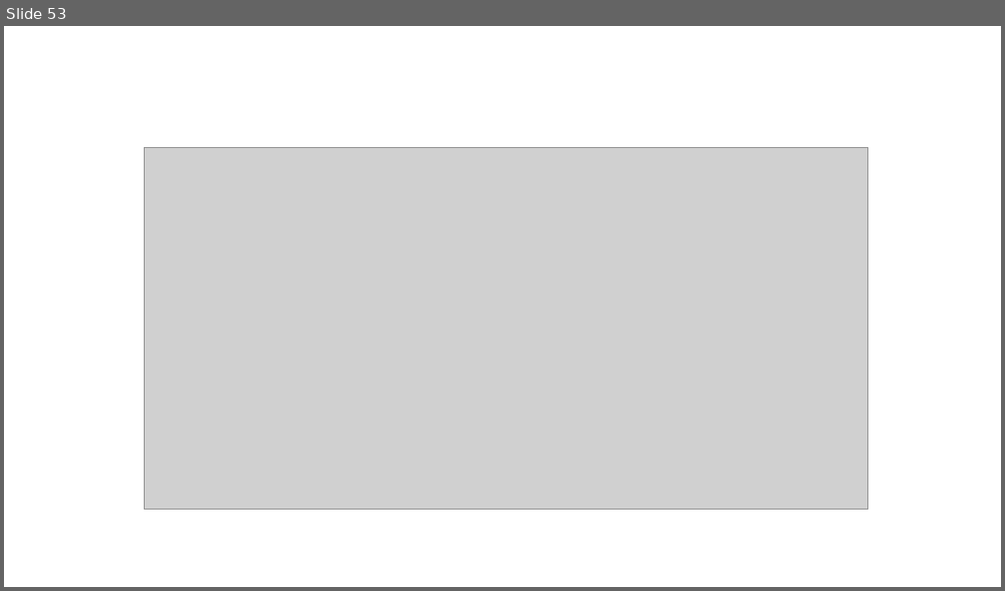
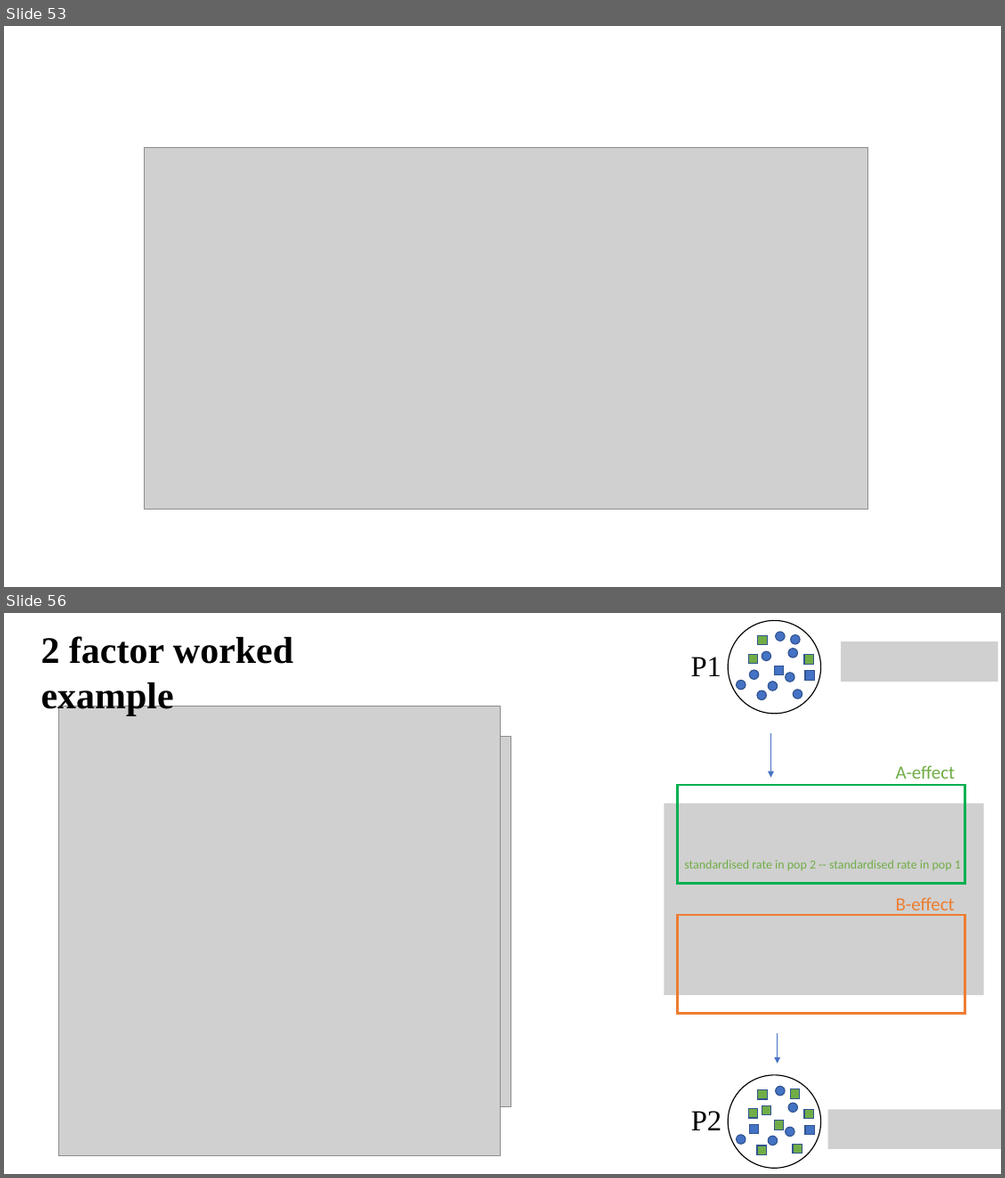
Before and after one commit to benmatthewsed/sgsss_std_decomp, a slide deck: images/pres1.pptx. Shown one above the other, each under a label of ours: slide 53 before the commit, slides 53 and 56 after it; the slides between them are not shown. The pictures are 1005x591 and 1005x1178 pixels, drawn with LibreOffice and Linux fonts; fonts in the diff are those of the drawing; grey boxes stand for pictures. Boxes give left, top, right and bottom in pixels: in the first picture for what was removed or moved away, otherwise in the second. Text is boxed around its words. In the diff, an @@ line names an element or a change of style, - is before the commit and + after.

```diff
--- a/images/pres1.pptx
+++ b/images/pres1.pptx
@@ slide 56 added at [4, 613, 1001, 1174], background #FFFFFF @@
@@ text added at [41, 636, 293, 715], 36 pt, text #000000, bold @@
+2 factor worked example
@@ group added at [691, 620, 821, 714]: 11 ellipses, 5 rectangles, 1 text @@
+P1
@@ picture added at [841, 641, 998, 682] @@
@@ picture added at [58, 706, 501, 1156] @@
@@ picture added at [86, 736, 511, 1107] @@
@@ arrow added from (771, 732) to (771, 778), #4472C4 0.5 pt @@
@@ group added at [678, 765, 965, 1013]: 2 rectangles, 2 texts @@
+B-effect
+A-effect
@@ picture added at [664, 803, 985, 995] @@
@@ text added at [684, 860, 961, 870], 12 pt, text #70AD47 @@
+standardised rate in pop 2 -- standardised rate in pop 1
@@ arrow added from (777, 1032) to (777, 1063), #4472C4 0.5 pt @@
@@ group added at [691, 1075, 821, 1167]: 10 rectangles, 6 ellipses, 1 text @@
+P2
@@ picture added at [828, 1110, 1001, 1149] @@
```
Also in this commit, not shown: 1 other slide added, 9 other files.
